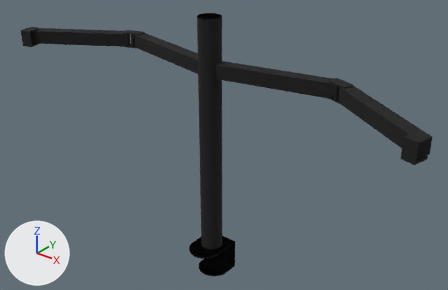
The glTF model src/models/ScreenSupport.glb, before and after one commit.
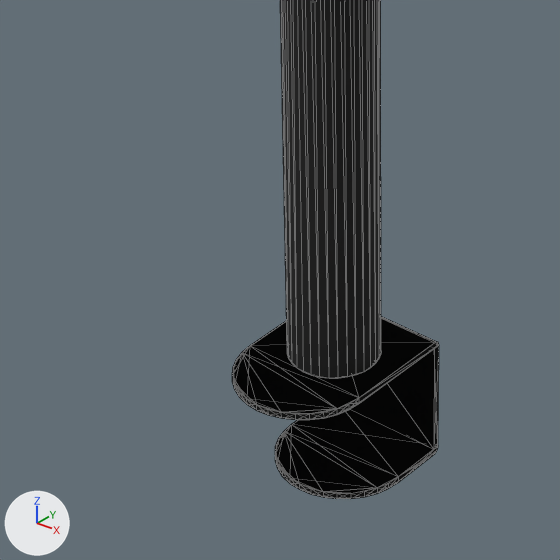
There are two pictures of each version: one whole from a 50 mm camera at (0.527, -0.304, 1.426) aimed at (0.017, 0.334, 1.03), one close up on the part from 31% to 59% of the width and 57% to 100% of the height. The axes (+X, +Y, +Z) are drawn at lower left. The lights are the same throughout. The close-ups show mesh edges as thin lines. Vertices at the same position are counted once.

Objects in the first close-up: 'Screen support'.
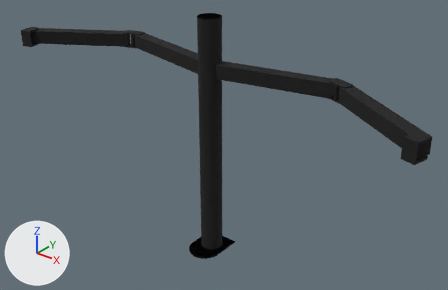
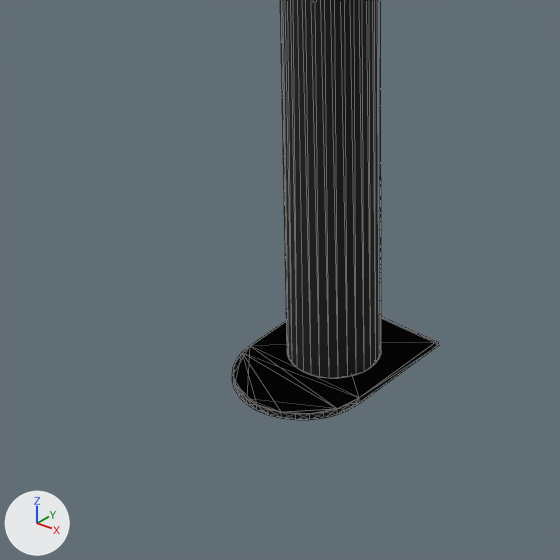
The newer file is also turned or shifted as a whole; pictures and numbers use the older file's frame.

Pixel boxes (x1, y1, x2, y2) of what changed, in the close-ups (560 x 560 px):
'Screen support', reshaped: before (232, 0, 439, 499); after (232, 0, 439, 420)
part 1 of me_cube_009, deleted (black): before (275, 409, 438, 499)
part 2 of me_cube_009, deleted (black): before (351, 345, 439, 449)

Patch to the scene script:
```diff
--- a/src/models/ScreenSupport.glb.py
+++ b/src/models/ScreenSupport.glb.py
@@ me_cube_009 @@
 # used by ob_screen_support; location = (0.0, 0.3176, 0.8546)
-me_cube_009.from_pydata(...)  # 804 vertices, 1507 faces; spans x -0.335..0.335, y -0.067..0.052, z -0.048..0.365
+me_cube_009.from_pydata(...)  # 726 vertices, 1311 faces; spans x -0.335..0.335, y -0.067..0.052, z -0.001..0.365
+# me_cube_009 part 1: the loose piece of 74 vertices spanning x -0.025..0.025, y -0.013..0.035, z -0.048..-0.045 is deleted
+# me_cube_009 part 2
+# 4 vertices are removed from x -0.025..0.025, y 0.033..0.035, z -0.045
+# 20 faces are deleted
 me_cube_009.materials.append(mat_sreen_support)
```
